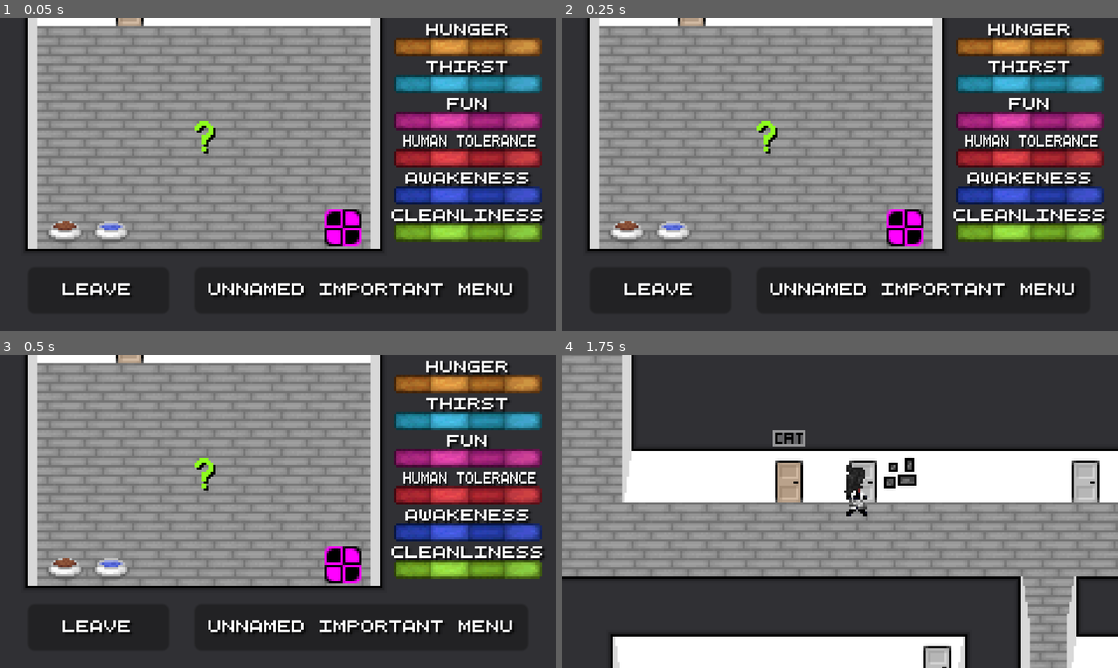
Above: before the commit, frames 1-4 (two rows, left to right).
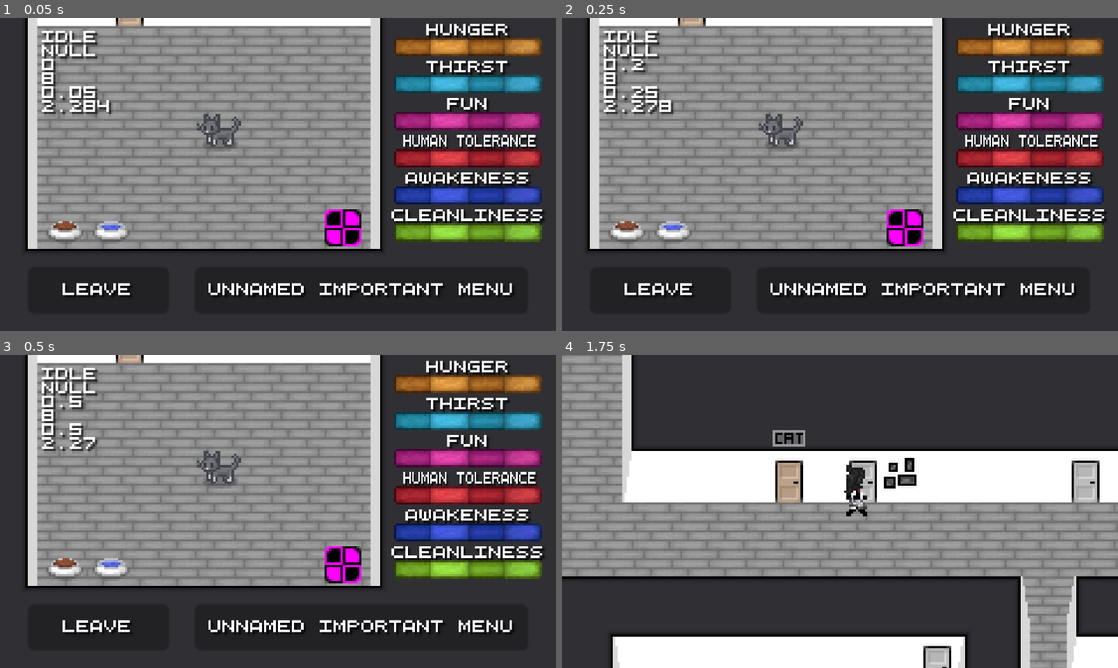
Above: after the commit, the same moments.

Repository: Theooolone/m-game
Game: Godot game, scene res://scenes/catsim/cat_sim.tscn
The game is run twice, just before and just after one commit, with the same random seed, the same clock (stepped at 60 frames per second) and the same inputs. This scene is started directly instead of the project's main scene.
Inputs:
- Up to frame 1 (0.05 s): no input
- Up to frame 2 (0.25 s): no input
- Up to frame 3 (0.5 s): no input
- Up to frame 4 (1.75 s): click "Leave" at 0.5 s; tap Enter at 1.25 s; hold Right (right) from 1.28 s (still down); tap E (interact) at 1.35 s

The runs differ from the first frame. In frame 1, 2.1% of the frame differs, in the area x 7-44%, y 4-44%; in frame 2, 2.2%; in frame 3, 2.0%; in frame 4, nothing differs.

Commit message:
Added cat texture

Diff:
--- /dev/null
+++ b/scenes/catsim/cat.tscn
@@ -0,0 +1,29 @@
+[gd_scene load_steps=3 format=3 uid="uid://bkriai8twr63d"]
+
+[ext_resource type="Texture2D" uid="uid://bq860rahhq1pc" path="res://assets/textures/catsim/cat.png" id="1_qfwsf"]
+
+[sub_resource type="SpriteFrames" id="SpriteFrames_506l2"]
+animations = [{
+"frames": [{
+"duration": 1.0,
+"texture": ExtResource("1_qfwsf")
+}],
+"loop": true,
+"name": &"default",
+"speed": 5.0
+}]
+
+[node name="Cat" type="AnimatedSprite2D"]
+sprite_frames = SubResource("SpriteFrames_506l2")
+
+[node name="Button" type="Button" parent="."]
+modulate = Color(1, 1, 1, 0)
+anchors_preset = 15
+anchor_right = 1.0
+anchor_bottom = 1.0
+offset_left = -7.0
+offset_top = -5.0
+offset_right = -18.0
+offset_bottom = -19.0
+grow_horizontal = 2
+grow_vertical = 2
--- a/scenes/catsim/cat_sim.tscn
+++ b/scenes/catsim/cat_sim.tscn
@@ -11,8 +11,8 @@
 [ext_resource type="AudioStream" uid="uid://bw25r5o33y8ol" path="res://assets/sounds/meow2.wav" id="8_0r8g4"]
 [ext_resource type="AudioStream" uid="uid://c5bmkp0gf01bh" path="res://assets/sounds/meow3.wav" id="9_yl3ha"]
 [ext_resource type="LabelSettings" uid="uid://dguaiif1dpkwk" path="res://resources/5px.tres" id="10_qs8rk"]
-[ext_resource type="Texture2D" uid="uid://427jkl1tb851" path="res://assets/textures/alerts/question_mark.png" id="12_bfw1o"]
 [ext_resource type="FontFile" uid="uid://d0bw2pjoup6pc" path="res://assets/fonts/5px.ttf" id="13_breyg"]
+[ext_resource type="PackedScene" uid="uid://bkriai8twr63d" path="res://scenes/catsim/cat.tscn" id="13_yrtix"]
 
 [sub_resource type="ShaderMaterial" id="ShaderMaterial_8seon"]
 shader = ExtResource("5_8pllu")
@@ -58,7 +58,7 @@
 tracks/0/loop_wrap = true
 tracks/0/keys = {
 "times": PackedFloat32Array(0, 1),
-"transitions": PackedFloat32Array(0.5, 1),
+"transitions": PackedFloat32Array(0.25, 1),
 "update": 0,
 "values": [Vector2(0, 0), Vector2(-32, -136)]
 }
@@ -70,7 +70,7 @@
 tracks/1/loop_wrap = true
 tracks/1/keys = {
 "times": PackedFloat32Array(0, 1),
-"transitions": PackedFloat32Array(0.5, 1),
+"transitions": PackedFloat32Array(0.25, 1),
 "update": 0,
 "values": [0.0, -0.139626]
 }
@@ -82,9 +82,48 @@
 tracks/2/loop_wrap = true
 tracks/2/keys = {
 "times": PackedFloat32Array(0, 1),
-"transitions": PackedFloat32Array(0.5, 1),
+"transitions": PackedFloat32Array(0.25, 1),
 "update": 0,
 "values": [Vector2(8, 8), Vector2(6, 6)]
+}
+
+[sub_resource type="Animation" id="Animation_dh3ey"]
+resource_name = "CameraMoveBack"
+tracks/0/type = "value"
+tracks/0/imported = false
+tracks/0/enabled = true
+tracks/0/path = NodePath("Camera2D:position")
+tracks/0/interp = 1
+tracks/0/loop_wrap = true
+tracks/0/keys = {
+"times": PackedFloat32Array(0, 1),
+"transitions": PackedFloat32Array(0.25, 1),
+"update": 0,
+"values": [Vector2(-32, -136), Vector2(0, 0)]
+}
+tracks/1/type = "value"
+tracks/1/imported = false
+tracks/1/enabled = true
+tracks/1/path = NodePath("Camera2D:rotation")
+tracks/1/interp = 1
+tracks/1/loop_wrap = true
+tracks/1/keys = {
+"times": PackedFloat32Array(0, 1),
+"transitions": PackedFloat32Array(0.25, 1),
+"update": 0,
+"values": [-0.139626, 0.0]
+}
+tracks/2/type = "value"
+tracks/2/imported = false
+tracks/2/enabled = true
+tracks/2/path = NodePath("Camera2D:zoom")
+tracks/2/interp = 1
+tracks/2/loop_wrap = true
+tracks/2/keys = {
+"times": PackedFloat32Array(0, 1),
+"transitions": PackedFloat32Array(0.25, 1),
+"update": 0,
+"values": [Vector2(6, 6), Vector2(8, 8)]
 }
 
 [sub_resource type="Animation" id="Animation_r7vsj"]
@@ -102,45 +141,6 @@
 "values": [Vector2(0, 0)]
 }
 
-[sub_resource type="Animation" id="Animation_dh3ey"]
-resource_name = "CameraMoveBack"
-tracks/0/type = "value"
-tracks/0/imported = false
-tracks/0/enabled = true
-tracks/0/path = NodePath("Camera2D:position")
-tracks/0/interp = 1
-tracks/0/loop_wrap = true
-tracks/0/keys = {
-"times": PackedFloat32Array(0, 1),
-"transitions": PackedFloat32Array(0.5, 1),
-"update": 0,
-"values": [Vector2(-32, -136), Vector2(0, 0)]
-}
-tracks/1/type = "value"
-tracks/1/imported = false
-tracks/1/enabled = true
-tracks/1/path = NodePath("Camera2D:rotation")
-tracks/1/interp = 1
-tracks/1/loop_wrap = true
-tracks/1/keys = {
-"times": PackedFloat32Array(0, 1),
-"transitions": PackedFloat32Array(0.5, 1),
-"update": 0,
-"values": [-0.139626, 0.0]
-}
-tracks/2/type = "value"
-tracks/2/imported = false
-tracks/2/enabled = true
-tracks/2/path = NodePath("Camera2D:zoom")
-tracks/2/interp = 1
-tracks/2/loop_wrap = true
-tracks/2/keys = {
-"times": PackedFloat32Array(0, 1),
-"transitions": PackedFloat32Array(0.5, 1),
-"update": 0,
-"values": [Vector2(6, 6), Vector2(8, 8)]
-}
-
 [sub_resource type="AnimationLibrary" id="AnimationLibrary_ks0lk"]
 _data = {
 "CameraMoveAnim": SubResource("Animation_vhnkx"),
@@ -173,6 +173,9 @@
 [node name="Bed" parent="." instance=ExtResource("4_t11mk")]
 position = Vector2(28, 23)
 
+[node name="Cat" parent="." instance=ExtResource("13_yrtix")]
+position = Vector2(-25, -19)
+
 [node name="StatTickTimer" type="Timer" parent="."]
 autostart = true
 
@@ -191,10 +194,6 @@
 wait_time = 8.0
 one_shot = true
 autostart = true
-
-[node name="Cat" parent="." instance=ExtResource("4_t11mk")]
-position = Vector2(-32, -16)
-texture = ExtResource("12_bfw1o")
 
 [node name="Hunger" parent="." instance=ExtResource("4_kofum")]
 material = SubResource("ShaderMaterial_8seon")
@@ -254,7 +253,7 @@
 max_polyphony = 2
 bus = &"Ambient"
 
-[node name="Label" type="Label" parent="."]
+[node name="Debug" type="Label" parent="."]
 visible = false
 offset_left = -102.0
 offset_top = -63.0
--- a/scripts/Cat.gd
+++ b/scripts/Cat.gd
@@ -110,19 +110,18 @@
 	var lowest_useable_stat_text = str(0.1875*get_value(lowest_useable_stat)-4) \
 		if lowest_useable_stat else "Null"
 
-	$Label.text = State.keys()[current_state] \
+	$Debug.text = State.keys()[current_state] \
 		+ "\n" + stat_goal_text \
 		+ "\n" + str(0.1*round(10*(8-random_refill_timer_node.time_left))) \
 		+ "\n" + lowest_useable_stat_text \
 		+ "\n" + str(seconds_elapsed) \
 		+ "\n" + str(0.001*round(1000*(160/(seconds_elapsed+70))))
 
-
 	if Input.is_action_just_pressed("debug_menu"):
-		if not $Label.visible:
-			$Label.show()
+		if not $Debug.visible:
+			$Debug.show()
 		else:
-			$Label.hide()
+			$Debug.hide()
 
 @onready var min_idle_range = $MinIdleRange.position
 @onready var max_idle_range = $MaxIdleRange.position
@@ -130,8 +129,17 @@
 
 @onready var idle_goal = cat_node.position
 
+func move_towards(pos, delta):
+	if cat_node.position != pos:
+		if (pos - cat_node.position).x > 0:
+			cat_node.scale = Vector2(-1,1)
+		else:
+			cat_node.scale = Vector2(1,1)
+	cat_node.position = cat_node.position.move_toward(pos, cat_speed*16*delta)
+	return cat_node.position == pos
+
 func idle_process(delta):
-	cat_node.position = cat_node.position.move_toward(idle_goal, cat_speed*16*delta)
+	move_towards(idle_goal, delta)
 
 
 func _on_cat_idle_walk_timeout():
@@ -143,9 +151,8 @@
 @onready var use_duration_timer_node = $UseDurationTimer
 
 func walking_process(delta):
-	var newpos = stats[stat_goal]["object_node"].position
-	cat_node.position = cat_node.position.move_toward(newpos, cat_speed*16*delta)
-	if cat_node.position == newpos:
+	# Returns true when at destination
+	if move_towards(stats[stat_goal]["object_node"].position, delta):
 		use_duration_timer_node.start(stats[stat_goal]["use_time"])
 		if stats[stat_goal]["start_use_func"]:
 			stats[stat_goal]["start_use_func"].call()
@@ -193,6 +200,7 @@
 			random_refill_timer_node.stop()
 			refill_stat(lowest_useable_stat)
 
+
 	debug(get_lowest_valued_useable_stat())
 
 
@@ -209,7 +217,8 @@
 	new_stat("awakeness", $Awakeness, $Bed, null, sleep, null, 64, 10)
 	new_stat("cleanliness", $Cleanliness)
 
-
+	if OS.is_debug_build():
+		$Debug.show()
 
 	$Cat/Button.button_down.connect(pet)
 
Binary file added: assets/aseprite/cat.aseprite
Binary file added: assets/textures/catsim/cat.png
Not shown, added: assets/textures/catsim/cat.png.import
